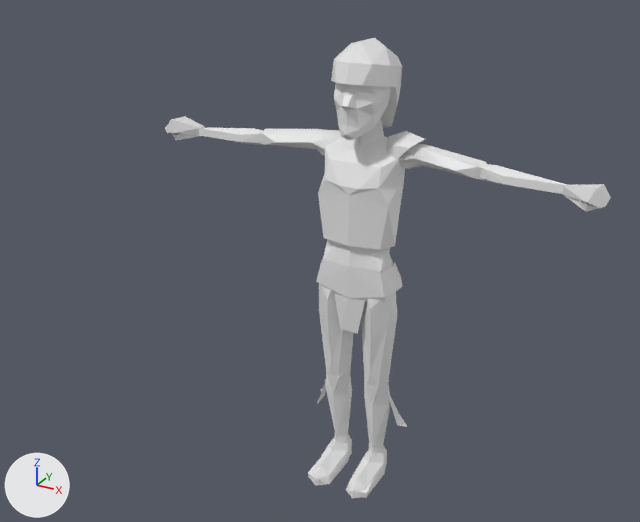
The Blender file resources/universal-mod/blender-models/texture-testing/unhuma-texturetesting.blend, before and after one commit.
The view is the same before and after, from a 50 mm lens placed at (0.85, -1.737, 0.896), pointed at (-0.024, -0.148, 0.101). Lighting does not change. The marker at lower left points along +X, +Y and +Z. The older version comes first. Materials are left out; every surface is plain grey.

The first picture shows 'bd.armor05', 'hd', 'hd.armor05', 'hp.armor05', 'lh1', 'lh1.armor01', 'lh2', 'lh3', 'll1.armor05', 'll2.armor05', 'll3.armor05', 'rh1', 'rl1.armor05', 'rl3.armor05' and 11 more.
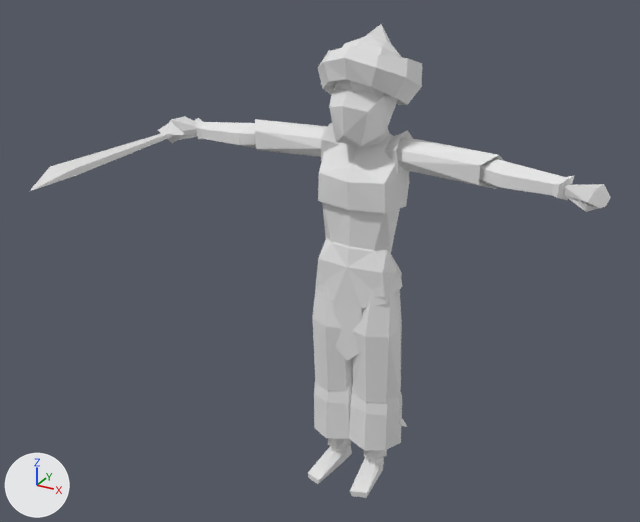
Commit message: improve textturetesting blend file

Location of each change, (x1, y1, x2, y2) in pixels of the pictures (640 x 522 px):
'bd.armor05', hidden
    before: (318, 118, 405, 252)
'bd.armor14', shown
    after: (318, 127, 409, 254)
'hd.armor14', shown
    after: (318, 24, 422, 146)
'hp.armor14', shown
    after: (316, 237, 402, 361)
'll1.armor14', shown
    after: (352, 277, 402, 403)
'lh1.armor14', shown
    after: (385, 130, 504, 189)
'hd.armor05', hidden
    before: (331, 38, 402, 128)
'rl1.armor14', shown
    after: (312, 283, 353, 392)
'll2.armor14', shown
    after: (349, 386, 402, 460)
'rh1.armor14', shown
    after: (255, 119, 339, 161)
'lh2.armor14', shown
    after: (479, 159, 575, 200)
'rh3.sword03', shown
    after: (30, 118, 203, 191)
'rl2.armor14', shown
    after: (314, 378, 353, 449)
'rh2.armor14', shown
    after: (196, 119, 256, 148)
'rl3.armor05', hidden
    before: (311, 438, 352, 485)
'll3.armor05', hidden
    before: (346, 445, 387, 498)
'lh1.armor01', hidden
    before: (386, 131, 487, 168)

The change, as a list of edits to the scene's bpy script:
```text
Change ob_hd_armor14:
    remove ob_hd_armor14.hide_set(True)
Change ob_bd_armor05:
    add ob_bd_armor05.hide_set(True)
Change ob_bd_armor14:
    remove ob_bd_armor14.hide_set(True)
Change ob_lh1_armor01:
    add ob_lh1_armor01.hide_set(True)
Change ob_lh1_armor14:
    remove ob_lh1_armor14.hide_set(True)
Change ob_rh1_armor14:
    remove ob_rh1_armor14.hide_set(True)
Change ob_hd_armor05:
    add ob_hd_armor05.hide_set(True)
Change ob_ll2_armor14:
    remove ob_ll2_armor14.hide_set(True)
Change ob_rl2_armor14:
    remove ob_rl2_armor14.hide_set(True)
Change ob_hp_armor14:
    remove ob_hp_armor14.hide_set(True)
Change ob_rh2_armor14:
    remove ob_rh2_armor14.hide_set(True)
Change ob_lh2_armor14:
    remove ob_lh2_armor14.hide_set(True)
Change ob_rh3_sword03:
    remove ob_rh3_sword03.hide_set(True)
Change ob_rl1_armor14:
    remove ob_rl1_armor14.hide_set(True)
Change ob_ll1_armor14:
    remove ob_ll1_armor14.hide_set(True)
Change ob_rl3_armor05:
    add ob_rl3_armor05.hide_set(True)
Change ob_ll3_armor05:
    add ob_ll3_armor05.hide_set(True)
```
